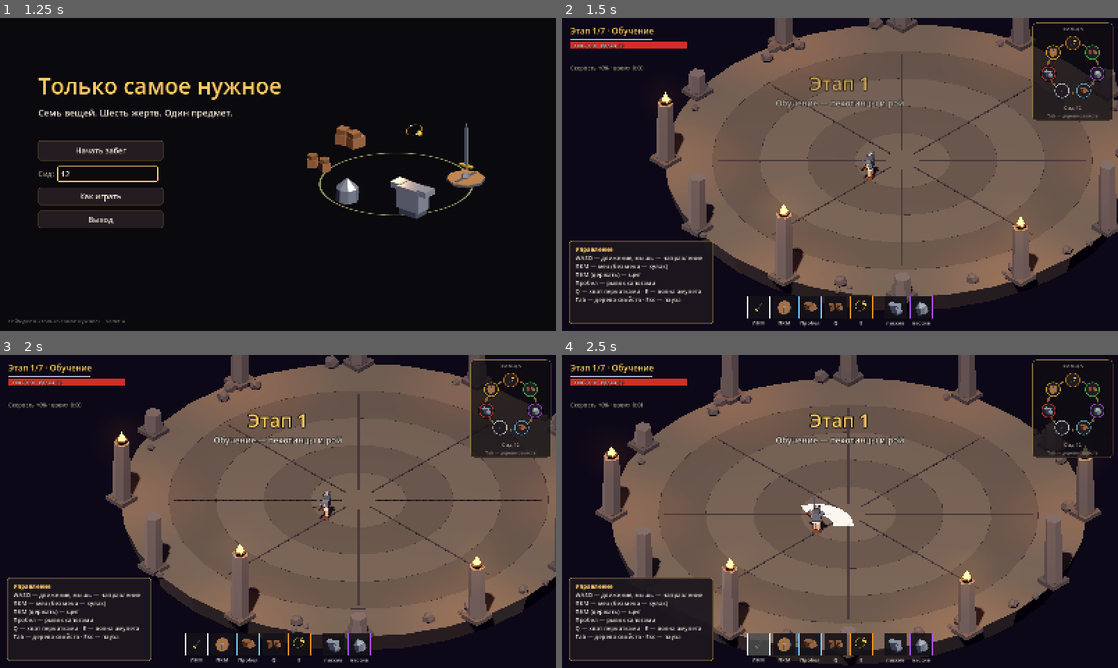
Above: before the commit, frames 1-4 (two rows, left to right).
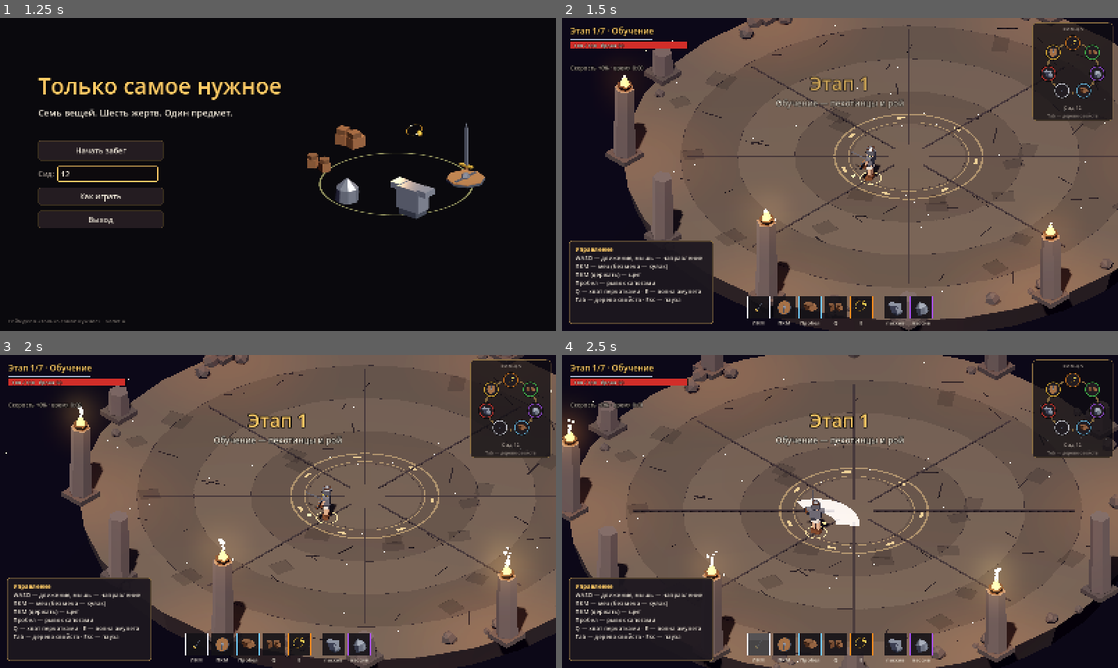
Above: after the commit, the same moments.

Repository: dukeNyaken/definitely-not-a-game-jam
Game: Godot game, scene res://scenes/main_menu.tscn
The game is run twice, just before and just after one commit, with the same random seed, the same clock (stepped at 60 frames per second) and the same inputs.
Inputs (mouse positions are in pixels of both pictures, inside the frame that each line leads up to):
- Up to frame 1 (1.25 s): click (105, 174) at 0.52 s; type "12" at 0.6 s
- Up to frame 2 (1.5 s): click "Начать забег" at 1.25 s
- Up to frame 3 (2 s): no input
- Up to frame 4 (2.5 s): tap Enter at 2 s; drag from (1073, 405) to (895, 442) at 2.02 s

Frame 1 is identical in both runs. In frame 2, 24% of the frame differs, in the area x 7-100%, y 0-100%; in frame 3, 25%; in frame 4, 30%, in the area x 0-100%, y 0-100%.

Commit message:
Audio, polish and balance pass
Procedural SFX for every action/essence plus four looping music tracks
(tools/gen_audio.py). Pillars fade when occluding the hero, brazier fire
and dust particles, rune circle and cracks on the floor, closer camera,
hero ring/aim chevron, hit-stop. Balance: enemy item damage x0.5, AI
action pacing and shield cooldown, AI thresholds moved to BalanceDef,
property effects share the host item's +10%/property bonus, no wave
count growth. docs/DESIGN.md records spec interpretations.

Co-Authored-By: Claude Opus 5.5 <noreply@anthropic.com>

Diff:
--- a/data/balance.tres
+++ b/data/balance.tres
@@ -9,7 +9,7 @@
 fist_damage = 5.0
 fist_range = 1.7
 fist_arc_degrees = 100.0
-fist_cooldown = 0.35
+fist_cooldown = 0.3
 item_count = 7
 sacrifice_speed_bonus = 0.06
 property_damage_bonus = 0.1
@@ -21,7 +21,7 @@
 wave_pause = 2.0
 wave_timeout = 45.0
 enemy_scale_per_stage = 0.12
-wave_count_growth = 0.12
+wave_count_growth = 0.0
 elite_hp_multiplier = 2.5
 elite_item_count_max = 2
 shrine_stages = PackedInt32Array(3, 5)
@@ -34,6 +34,14 @@
 boss_phase_item_counts = PackedInt32Array(6, 3, 1)
 boss_armor_restore_on_phase = true
 ai_reaction = 0.5
+ai_sword_range = 2.5
+ai_boots_close_distance = 6.0
+ai_boots_retreat_hp = 0.3
+ai_boots_retreat_distance = 4.0
+ai_gloves_range = 6.0
+ai_amulet_min = 4.0
+ai_amulet_max = 8.0
+ai_shield_trigger_range = 5.0
 ai_shield_chance = 0.5
 ai_shield_hold = 0.9
 ai_shield_cooldown = 2.2
--- a/project.godot
+++ b/project.godot
@@ -35,10 +35,6 @@
 
 enabled=PackedStringArray("res://addons/gut/plugin.cfg")
 
-[physics]
-
-common/physics_ticks_per_second=60
-
 [rendering]
 
 renderer/rendering_method="gl_compatibility"
--- a/scripts/actions/sword_action.gd
+++ b/scripts/actions/sword_action.gd
@@ -29,7 +29,7 @@
 		any = any or res == Actor.HitResult.HIT
 	start_cooldown(float(def.stat("finisher_time" if finisher else "swing_time", 0.3)))
 	Vfx.slash(actor, ctx.origin, ctx.direction, radius, arc, Color(1, 1, 1) if not finisher else Color(1, 0.9, 0.6))
-	Audio.play(&"sword_hit" if any else &"sword_swing")
+	Audio.play(&"sword_hit" if any else &"sword_swing", -2.0 if any else -6.0)
 	used.emit(ctx)
 	emit_native(ctx)
 	return true
--- a/scripts/autoload/audio.gd
+++ b/scripts/autoload/audio.gd
@@ -70,7 +70,8 @@
 		tw.tween_callback(old.stop)
 	if s == null:
 		return
-	if s is AudioStreamWAV:
+	# Петли размечены при импорте (edit/loop_mode=2); на всякий случай включаем и здесь.
+	if s is AudioStreamWAV and (s as AudioStreamWAV).loop_mode == AudioStreamWAV.LOOP_DISABLED:
 		var w := s as AudioStreamWAV
 		w.loop_mode = AudioStreamWAV.LOOP_FORWARD
 		w.loop_end = int(w.get_length() * w.mix_rate)
--- a/scripts/control/ai_controller.gd
+++ b/scripts/control/ai_controller.gd
@@ -141,7 +141,7 @@
 	if actor == null or actor.dead or not actor.has_item(&"shield"):
 		return
 	var dist := Combat.flat(_watched_target.global_position - actor.global_position).length()
-	if dist <= 5.0:
+	if dist <= Db.balance.ai_shield_trigger_range:
 		_maybe_raise_shield()
 
 
@@ -181,8 +181,9 @@
 			actor.release(&"block")
 	if now < _next_item_at:
 		return
+	var b := Db.balance
 	# Меч: игрок ближе 2,5 м.
-	if actor.has_item(&"sword") and _ready_after_reaction(&"sword", gap < 2.5):
+	if actor.has_item(&"sword") and _ready_after_reaction(&"sword", gap < b.ai_sword_range):
 		if actor.press(&"attack"):
 			var sword := actor.component(&"sword") as SwordAction
 			if sword.combo_step >= 2:
@@ -192,24 +193,24 @@
 	# Сапоги: сближение, если игрок дальше 6 м; отскок при HP ниже 30%.
 	if actor.has_item(&"boots"):
 		var boots := actor.component(&"boots") as BootsAction
-		var low := actor.hp < actor.max_hp * 0.3
-		if _ready_after_reaction(&"boots_retreat", low and dist < 4.0):
+		var low := actor.hp < actor.max_hp * b.ai_boots_retreat_hp
+		if _ready_after_reaction(&"boots_retreat", low and dist < b.ai_boots_retreat_distance):
 			boots.dash_direction = -to
 			if boots.press():
 				_used(&"boots_retreat", now)
 				return
-		elif _ready_after_reaction(&"boots_close", dist > 6.0):
+		elif _ready_after_reaction(&"boots_close", dist > b.ai_boots_close_distance):
 			boots.dash_direction = to
 			if boots.press():
 				_used(&"boots_close", now)
 				return
 	# Перчатки: игрок в пределах 6 м.
-	if actor.has_item(&"gloves") and _ready_after_reaction(&"gloves", dist <= 6.0):
+	if actor.has_item(&"gloves") and _ready_after_reaction(&"gloves", dist <= b.ai_gloves_range):
 		if actor.press(&"grab"):
 			_used(&"gloves", now)
 			return
 	# Амулет: игрок на расстоянии 4–8 м.
-	if actor.has_item(&"amulet") and _ready_after_reaction(&"amulet", dist >= 4.0 and dist <= 8.0):
+	if actor.has_item(&"amulet") and _ready_after_reaction(&"amulet", dist >= b.ai_amulet_min and dist <= b.ai_amulet_max):
 		if actor.press(&"volley"):
 			_used(&"amulet", now)
 			return
--- a/scripts/defs/balance_def.gd
+++ b/scripts/defs/balance_def.gd
@@ -40,6 +40,15 @@
 @export var boss_phase_item_counts: PackedInt32Array = PackedInt32Array([6, 3, 1])
 @export var boss_armor_restore_on_phase: bool = true
 @export var ai_reaction: float = 0.5
+## Правила ИИ для вещей героя (элиты и босс).
+@export var ai_sword_range: float = 2.5
+@export var ai_boots_close_distance: float = 6.0
+@export var ai_boots_retreat_hp: float = 0.3
+@export var ai_boots_retreat_distance: float = 4.0
+@export var ai_gloves_range: float = 6.0
+@export var ai_amulet_min: float = 4.0
+@export var ai_amulet_max: float = 8.0
+@export var ai_shield_trigger_range: float = 5.0
 @export var ai_shield_chance: float = 0.5
 @export var ai_shield_hold: float = 0.9
 ## После опускания щита ИИ какое-то время не поднимает его снова.
--- a/scripts/game/arena.gd
+++ b/scripts/game/arena.gd
@@ -7,13 +7,19 @@
 var _floor_mats: Array[StandardMaterial3D] = []
 var _env: WorldEnvironment
 var _sun: DirectionalLight3D
+## Колонны: { "node": Node3D, "mats": [StandardMaterial3D], "base": Vector3, "top": Vector3, "alpha": float }
+var _pillars: Array[Dictionary] = []
+var _lights: Array[OmniLight3D] = []
+var _t: float = 0.0
 
 
 func build(p_radius: float) -> void:
 	radius = p_radius
 	_build_environment()
 	_build_floor()
+	_build_floor_decor()
 	_build_edge()
+	_build_dust()
 
 
 func set_tint(c: Color) -> void:
@@ -106,11 +112,17 @@
 		var pos := Vector3(cos(a), 0, sin(a)) * (radius + 0.9)
 		var broken := k % 4 == 1
 		var h := 1.6 if broken else 4.2 + (k % 3) * 0.5
+		var holder := Node3D.new()
+		add_child(holder)
 		var pillar := LowPoly.cyl(0.55, 0.65, h, 6, Color(0.36, 0.33, 0.32), pos + Vector3(0, h * 0.5, 0))
-		add_child(pillar)
+		var mat := (pillar.material_override as StandardMaterial3D).duplicate() as StandardMaterial3D
+		pillar.material_override = mat
+		holder.add_child(pillar)
+		var mats: Array[StandardMaterial3D] = [mat]
+		if not broken and k % 2 == 0:
+			mats.append_array(_brazier(holder, pos + Vector3(0, h + 0.1, 0)))
 		add_child(LowPoly.box(Vector3(1.5, 0.3, 1.5), Color(0.28, 0.26, 0.25), pos + Vector3(0, 0.15, 0)))
-		if not broken and k % 2 == 0:
-			_brazier(pos + Vector3(0, h + 0.1, 0))
+		_pillars.append({"node": holder, "mats": mats, "base": pos, "top": pos + Vector3(0, h + 1.0, 0), "alpha": 1.0})
 	# Обломки по краю.
 	var rng := RandomNumberGenerator.new()
 	rng.seed = 99
@@ -123,13 +135,130 @@
 		add_child(rock)
 
 
-func _brazier(pos: Vector3) -> void:
-	add_child(LowPoly.cyl(0.45, 0.3, 0.3, 6, Color(0.25, 0.22, 0.2), pos, 0.5, 0.5))
+func _brazier(holder: Node3D, pos: Vector3) -> Array[StandardMaterial3D]:
+	var bowl := LowPoly.cyl(0.45, 0.3, 0.3, 6, Color(0.25, 0.22, 0.2), pos, 0.5, 0.5)
+	var bowl_mat := (bowl.material_override as StandardMaterial3D).duplicate() as StandardMaterial3D
+	bowl.material_override = bowl_mat
+	holder.add_child(bowl)
 	var flame := LowPoly.cyl(0.0, 0.32, 0.7, 5, Color(1.0, 0.55, 0.18), pos + Vector3(0, 0.45, 0), 0.5, 0.0, 3.0)
-	add_child(flame)
+	var flame_mat := (flame.material_override as StandardMaterial3D).duplicate() as StandardMaterial3D
+	flame.material_override = flame_mat
+	holder.add_child(flame)
+	var fire := CPUParticles3D.new()
+	fire.amount = 10
+	fire.lifetime = 0.7
+	fire.position = pos + Vector3(0, 0.5, 0)
+	fire.direction = Vector3.UP
+	fire.spread = 15.0
+	fire.initial_velocity_min = 0.8
+	fire.initial_velocity_max = 1.6
+	fire.gravity = Vector3(0, 0.5, 0)
+	fire.scale_amount_min = 0.08
+	fire.scale_amount_max = 0.16
+	var spark := BoxMesh.new()
+	spark.size = Vector3.ONE
+	fire.mesh = spark
+	fire.material_override = Vfx.material(Color(1.0, 0.6, 0.2, 0.9), 2.5, true)
+	holder.add_child(fire)
 	var light := OmniLight3D.new()
 	light.light_color = Color(1.0, 0.6, 0.3)
 	light.light_energy = 1.6
 	light.omni_range = 9.0
 	light.position = pos + Vector3(0, 0.8, 0)
 	add_child(light)
+	_lights.append(light)
+	return [bowl_mat, flame_mat]
+
+
+## Пыль в воздухе над ареной.
+func _build_dust() -> void:
+	var dust := CPUParticles3D.new()
+	dust.amount = 60
+	dust.lifetime = 9.0
+	dust.preprocess = 9.0
+	dust.emission_shape = CPUParticles3D.EMISSION_SHAPE_BOX
+	dust.emission_box_extents = Vector3(radius, 2.5, radius)
+	dust.position = Vector3(0, 2.5, 0)
+	dust.direction = Vector3(0.3, 1, 0.1)
+	dust.spread = 60.0
+	dust.initial_velocity_min = 0.05
+	dust.initial_velocity_max = 0.25
+	dust.gravity = Vector3.ZERO
+	dust.scale_amount_min = 0.03
+	dust.scale_amount_max = 0.07
+	var m := BoxMesh.new()
+	m.size = Vector3.ONE
+	dust.mesh = m
+	dust.material_override = Vfx.material(Color(1.0, 0.85, 0.6, 0.5), 1.4, true)
+	add_child(dust)
+
+
+## Руны в центре и трещины в плитах.
+func _build_floor_decor() -> void:
+	var rune_col := Color(0.95, 0.75, 0.4, 0.22)
+	var ring := MeshInstance3D.new()
+	ring.mesh = Vfx.ring_mesh(4.2, 0.12, 64)
+	ring.material_override = Vfx.material(rune_col, 1.4, true)
+	ring.position.y = 0.015
+	ring.cast_shadow = GeometryInstance3D.SHADOW_CASTING_SETTING_OFF
+	add_child(ring)
+	var inner := MeshInstance3D.new()
+	inner.mesh = Vfx.ring_mesh(3.4, 0.06, 64)
+	inner.material_override = ring.material_override
+	inner.position.y = 0.015
+	add_child(inner)
+	for k in 7:
+		var a := TAU * k / 7.0 - PI / 2
+		var glyph := LowPoly.box(Vector3(0.18, 0.01, 0.5), Color(0.95, 0.75, 0.4), Vector3(cos(a), 0, sin(a)) * 3.8 + Vector3(0, 0.016, 0), 0.5, 0.0, 0.6)
+		glyph.rotation.y = -a
+		glyph.material_override = Vfx.material(rune_col, 1.6, true)
+		add_child(glyph)
+	var rng := RandomNumberGenerator.new()
+	rng.seed = 7
+	for k in 34:
+		var a := rng.randf() * TAU
+		var r := rng.randf_range(5.0, radius - 0.5)
+		var crack := LowPoly.box(Vector3(rng.randf_range(0.04, 0.08), 0.01, rng.randf_range(0.5, 1.6)), Color(0.12, 0.1, 0.1), Vector3(cos(a) * r, 0.012, sin(a) * r))
+		crack.rotation.y = rng.randf() * TAU
+		add_child(crack)
+	for k in 18:
+		var a := rng.randf() * TAU
+		var r := rng.randf_range(4.5, radius - 1.0)
+		var slab := LowPoly.box(Vector3(rng.randf_range(0.8, 1.4), 0.04, rng.randf_range(0.8, 1.4)), Color(0, 0, 0, 0.12), Vector3(cos(a) * r, 0.01, sin(a) * r))
+		slab.material_override = Vfx.material(Color(0, 0, 0, 0.14), 1.0, false)
+		slab.rotation.y = rng.randf() * TAU
+		add_child(slab)
+
+
+func _process(delta: float) -> void:
+	_t += delta
+	for i in _lights.size():
+		_lights[i].light_energy = 1.5 + sin(_t * 9.0 + i * 1.7) * 0.12 + sin(_t * 23.0 + i) * 0.06
+	_fade_occluders(delta)
+
+
+## Колонны, заслоняющие героя от камеры, становятся полупрозрачными.
+func _fade_occluders(delta: float) -> void:
+	var cam := get_viewport().get_camera_3d()
+	var hero := Combat.hero
+	if cam == null or hero == null or not is_instance_valid(hero):
+		return
+	var hp := cam.unproject_position(hero.global_position + Vector3(0, 1.0, 0))
+	var cam_fwd := Combat.flat_dir(-cam.global_basis.z)
+	for p in _pillars:
+		var base: Vector3 = p["base"]
+		var closer := (base - hero.global_position).dot(-cam_fwd) > 0.0
+		var target := 1.0
+		if closer:
+			var a := cam.unproject_position(base)
+			var b := cam.unproject_position(p["top"])
+			var rect := Rect2(Vector2(minf(a.x, b.x) - 60, minf(a.y, b.y) - 20), Vector2(absf(a.x - b.x) + 120, absf(a.y - b.y) + 40))
+			if rect.has_point(hp):
+				target = 0.25
+		var alpha := move_toward(float(p["alpha"]), target, delta * 4.0)
+		if alpha != float(p["alpha"]):
+			p["alpha"] = alpha
+			for m in p["mats"]:
+				var mat := m as StandardMaterial3D
+				mat.transparency = BaseMaterial3D.TRANSPARENCY_ALPHA if alpha < 0.99 else BaseMaterial3D.TRANSPARENCY_DISABLED
+				mat.albedo_color.a = alpha
--- a/scripts/game/camera_rig.gd
+++ b/scripts/game/camera_rig.gd
@@ -4,7 +4,7 @@
 
 @export var pitch_degrees: float = 35.0
 @export var yaw_degrees: float = 45.0
-@export var size: float = 21.0
+@export var size: float = 17.5
 @export var distance: float = 40.0
 @export var cursor_lead: float = 0.22
 @export var max_lead: float = 4.0
--- a/scripts/game/game.gd
+++ b/scripts/game/game.gd
@@ -30,6 +30,7 @@
 var _wave_time: float = 0.0
 var _shrine_timer: float = 0.0
 var _ui_lock: int = 0
+var _hitstop_end: int = 0
 
 
 func _ready() -> void:
@@ -85,12 +86,14 @@
 	hero_model.name = "Model"
 	hero.add_child(hero_model)
 	hero_model.setup(hero, ActorModel.Kind.HERO)
+	hero.add_child(HeroMarker.new())
 	controller = PlayerController.new()
 	controller.name = "PlayerController"
 	hero.add_child(controller)
 	controller.setup(hero, rig)
 	hero.died.connect(_on_hero_died)
 	hero.hit_received.connect(_on_hero_hit)
+	hero.crit_dealt.connect(func(_ctx, _target): hitstop(0.045))
 	Combat.hero = hero
 
 
@@ -98,6 +101,23 @@
 	if amount > 0.0:
 		rig.shake(0.25)
 		Audio.play(&"hero_hurt")
+	if amount >= 15.0:
+		hitstop(0.06)
+
+
+## Короткая остановка кадра на сильных ударах.
+func hitstop(sec: float) -> void:
+	if state == State.OVER or get_tree().paused:
+		return
+	Engine.time_scale = 0.05
+	_hitstop_end = Time.get_ticks_msec() + int(sec * 1000.0)
+
+
+func _process(_delta: float) -> void:
+	if _hitstop_end > 0 and Time.get_ticks_msec() >= _hitstop_end:
+		_hitstop_end = 0
+		if state != State.OVER:
+			Engine.time_scale = 1.0
 
 
 func set_state(s: int) -> void:
--- /dev/null
+++ b/scripts/visual/hero_marker.gd
@@ -0,0 +1,35 @@
+class_name HeroMarker
+extends Node3D
+## Кольцо под героем и шеврон направления к курсору — героя легко найти в толпе.
+
+var _ring: MeshInstance3D
+var _chevron: MeshInstance3D
+
+
+func _ready() -> void:
+	_ring = MeshInstance3D.new()
+	_ring.mesh = Vfx.ring_mesh(0.62, 0.06, 32)
+	_ring.material_override = Vfx.material(Color(1.0, 0.85, 0.45, 0.55), 1.4, true)
+	_ring.position.y = 0.03
+	_ring.cast_shadow = GeometryInstance3D.SHADOW_CASTING_SETTING_OFF
+	add_child(_ring)
+	_chevron = MeshInstance3D.new()
+	var st := SurfaceTool.new()
+	st.begin(Mesh.PRIMITIVE_TRIANGLES)
+	st.add_vertex(Vector3(0, 0, -0.28))
+	st.add_vertex(Vector3(0.2, 0, 0.05))
+	st.add_vertex(Vector3(-0.2, 0, 0.05))
+	_chevron.mesh = st.commit()
+	_chevron.material_override = Vfx.material(Color(1.0, 0.85, 0.45, 0.7), 1.5, true)
+	_chevron.cast_shadow = GeometryInstance3D.SHADOW_CASTING_SETTING_OFF
+	add_child(_chevron)
+
+
+func _process(_delta: float) -> void:
+	var actor := get_parent() as Actor
+	if actor == null:
+		return
+	visible = not actor.dead
+	var f := actor.facing
+	_chevron.position = Vector3(f.x, 0.035, f.z) * 0.95
+	_chevron.rotation.y = atan2(-f.x, -f.z)
--- a/tools/autoplay_driver.gd
+++ b/tools/autoplay_driver.gd
@@ -15,6 +15,10 @@
 var _hooked_hero: Object
 var _strafe := 1.0
 var _status_t := 0.0
+var _block_t := 0.0
+var _shots: Array = []
+var _shot_prefix := ""
+var _start_stage := 1
 
 
 func _ready() -> void:
@@ -33,9 +37,15 @@
 			"speed": _speed = float(kv[1])
 			"immortal": _immortal = kv[1] == "1"
 			"pick": _pick = int(kv[1])
+			"shots": _shots = Array(kv[1].split(",")).map(func(x): return float(x))
+			"prefix": _shot_prefix = kv[1]
+			"stage": _start_stage = int(kv[1])
 	var rs = get_tree().root.get_node("RunState")
 	rs.new_run(_seed)
 	rs.debug_immortal = _immortal
+	for i in _start_stage - 1:
+		rs.sacrifice(_pick % rs.ring.size())
+	rs.stage = _start_stage
 	get_tree().change_scene_to_file.call_deferred("res://scenes/game.tscn")
 
 
@@ -73,6 +83,14 @@
 		_stage_start = rs.elapsed
 		_stage_damage = 0.0
 	_drive(hero)
+	if not _shots.is_empty() and _t >= float(_shots[0]):
+		var at: float = _shots.pop_front()
+		var img := get_viewport().get_texture().get_image()
+		if img != null:
+			img.save_png("%s_%03d.png" % [_shot_prefix, int(at)])
+			print("shot ", at)
+		if _shots.is_empty() and _shot_prefix != "":
+			return true
 	_status_t += delta
 	if _status_t > 20.0:
 		_status_t = 0.0
@@ -80,7 +98,12 @@
 		if _game.boss_director != null and _game.boss_director.boss != null:
 			var b = _game.boss_director.boss
 			extra = " BOSS hp=%.0f phase=%d pos=%s items=%s inv=%.1f hero_items=%s" % [b.hp, _game.boss_director.phase, b.global_position, b.items.map(func(i): return i.def_id), b.invuln_time, hero.items.map(func(i): return i.def_id)]
-		print("t=%.0f stage=%d state=%d wave=%d alive=%d hero=%s hp=%.0f%s" % [_t, rs.stage, _game.state, _game.wave, _game.alive_enemies(), hero.global_position, hero.hp, extra])
+		var kinds := {}
+		for a in Combat.living_actors(get_tree()):
+			if a.faction != hero.faction:
+				var k: String = a.display_name
+				kinds[k] = int(kinds.get(k, 0)) + 1
+		print("t=%.0f stage=%d threat=%s state=%d wave=%d alive=%s hero_items=%s hp=%.0f%s" % [_t, rs.stage, rs.current_threat().id if rs.current_threat() != null else &"boss", _game.state, _game.wave, kinds, hero.items.map(func(i): return [i.def_id, i.properties.size()]), hero.hp, extra])
 	return false
 
 
@@ -127,6 +150,14 @@
 	else:
 		hero.move_input = Vector3(-to.z, 0, to.x).normalized() * _strafe * 0.3
 	hero.press(&"attack")
+	# Щит: короткие поднятия, чтобы запускать дерево свойств щита.
+	_block_t += 0.016
+	if _block_t > 0.45:
+		_block_t = 0.0
+		hero.release(&"block")
+		hero.press(&"block")
+	elif _block_t > 0.12:
+		hero.release(&"block")
 	if best < 6.0:
 		hero.press(&"grab")
 	if best < 7.0:
Not shown, added: assets/audio/absorb.wav.import
Not shown, added: assets/audio/altar_open.wav.import
Not shown, added: assets/audio/amulet_wave.wav.import
Not shown, added: assets/audio/arrow_shot.wav.import
Not shown, added: assets/audio/block.wav.import
Not shown, added: assets/audio/boss_death.wav.import
Not shown, added: assets/audio/boss_phase.wav.import
Not shown, added: assets/audio/boss_roar.wav.import
Not shown, added: assets/audio/brute_slam.wav.import
Not shown, added: assets/audio/crit.wav.import
Not shown, added: assets/audio/dash.wav.import
Not shown, added: assets/audio/defeat.wav.import
(and 95 more such lines)
